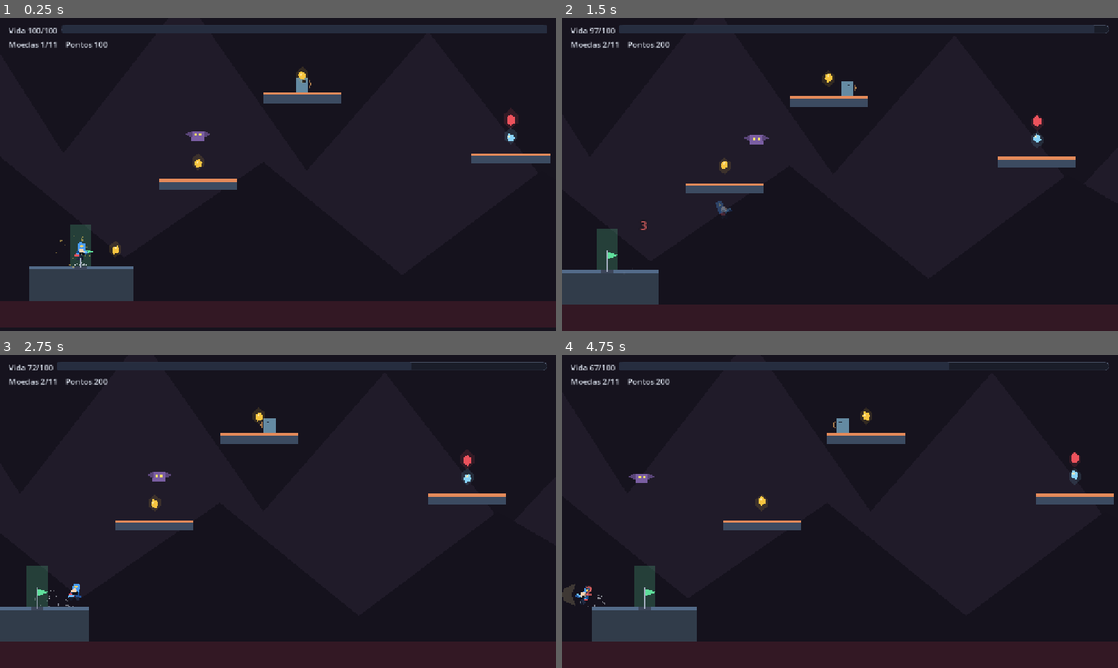
Above: before the commit, frames 1-4 (two rows, left to right).
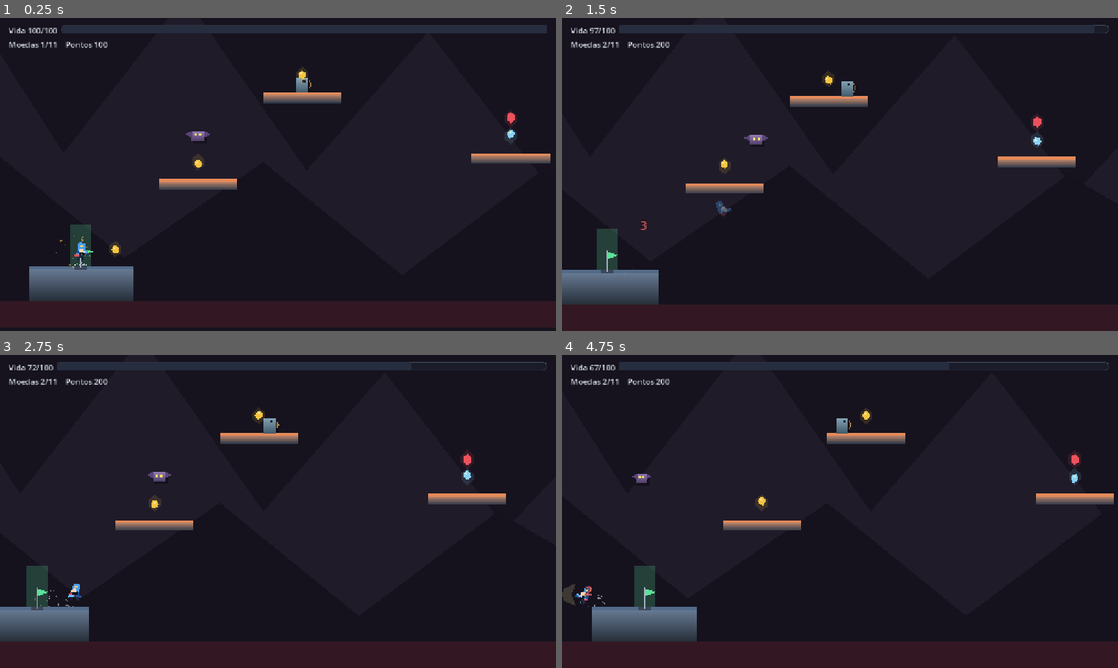
Above: after the commit, the same moments.

Repository: GuilhermeBallestrim/jogo-teste-em-godot
Game: Godot game, scene res://scenes/levels/level_02.tscn
Same seed, same stepped clock (60 frames per second), same inputs: the game is played once before the commit and once after it. This scene is started directly instead of the project's main scene.
Inputs (mouse positions are in pixels of both pictures, inside the frame that each line leads up to):
- Up to frame 1 (0.25 s): no input
- Up to frame 2 (1.5 s): tap Enter at 0.5 s; move the mouse to (962, 158) at 0.52 s; press the mouse at (962, 158) at 0.53 s; hold D (move_right) 0.53-1.25 s; tap W (jump) at 0.77 s; release the mouse at (962, 158) at 1.25 s; drag from (728, 190) to (823, 77) at 1.27 s
- Up to frame 3 (2.75 s): move the mouse to (333, 442) at 2.02 s; hold D (move_right) from 2.03 s (still down); hold E (interact) from 2.03 s (still down)
- Up to frame 4 (4.75 s): release D (move_right) at 2.75 s; release E (interact) at 2.75 s; drag from (812, 574) to (823, 414) at 2.77 s; move the mouse to (1006, 558) at 3.52 s; hold A (move_left) 3.53-4.25 s; tap Space at 3.6 s; tap W (jump) at 3.77 s; drag from (673, 464) to (1095, 477) at 4.27 s

The runs differ from the first frame. In frame 1, 2.0% of the frame differs, in the area x 5-99%, y 16-86%; in frame 2, 1.8%; in frame 3, 1.8%; in frame 4, 2.0%.

Commit message:
feat: onda 6 -- inimigos, itens, particulas, transicoes, musica
Inimigos:
- shield (escudo): bloqueia golpes frontais, toma dano por tras/cima.
- teleporter: desaparece e reaparece perto do jogador.
- mini_boss: versao menor do boss (8 HP, 3 projeteis).

Itens:
- bomb (bomba): dano radial aos inimigos proximos.
- shield (escudo): invulnerabilidade por 3 s.
- magnet (ima): atrai moedas num raio por 5 s.

Particulas:
- coin_burst: estouro dourado ao coletar moeda.

Musica:
- Music.play() aceita track: "default" (110 BPM) e "boss" (140 BPM).
- Boss toca a trilha do boss.

Arte geometrica:
- GradientPoly: gradiente vertical/radial em Polygon2D via vertex_colors,
  sombra projetada.
- Platform: gradiente top->bottom.
- Enemy: gradiente + sombra + respiracao (idle).
- LevelBase: parallax de fundo com 3 camadas de montanhas.

Transicoes: SceneRouter ja usa fade em todas as transicoes.

450 checagens verdes (era 444).

Diff:
--- a/scenes/actors/enemies/enemy.gd
+++ b/scenes/actors/enemies/enemy.gd
@@ -142,6 +142,8 @@
 		fall_limit = DEFAULT_FALL_LIMIT
 	_hitbox.damage = contact_damage
 	_apply_appearance()
+	# Sombra projetada: um poligono mais escuro, deslocado.
+	GradientPoly.shadow(self, _sprite.polygon, Vector2(4, 6), Color(0, 0, 0, 0.35))
 	_patrol_target_x = patrol_right_x()
 
 
@@ -181,9 +183,22 @@
 		Vector2(-half.x, half.y),
 	])
 	_sprite.color = body_color
+	GradientPoly.vertical(_sprite, body_color.lightened(0.2), body_color.darkened(0.35))
 	var rect := RectangleShape2D.new()
 	rect.size = body_size
 	_shape.shape = rect
+
+
+func _process(delta: float) -> void:
+	# Respiracao: o corpo pulsa levemente quando parado. Sem isso o inimigo
+	# parece uma estatua, e a captura de tela nao consegue distinguir "vivo"
+	# de "morto".
+	if state == State.IDLE or state == State.PATROL:
+		var breath := 1.0 + sin(Time.get_ticks_msec() * 0.004) * 0.04
+		_sprite.scale = Vector2(breath, 1.0 / breath)
+	else:
+		if _sprite.scale != Vector2.ONE:
+			_sprite.scale = _sprite.scale.lerp(Vector2.ONE, delta * 8.0)
 
 
 func _physics_process(delta: float) -> void:
--- a/scenes/props/platform.gd
+++ b/scenes/props/platform.gd
@@ -31,6 +31,7 @@
 		Vector2(-half.x, half.y),
 	])
 	_visual.color = body_color
+	GradientPoly.vertical(_visual, top_color.lightened(0.15), body_color.darkened(0.25))
 
 	var edge_thickness := minf(6.0, half.y)
 	_edge.polygon = PackedVector2Array([
--- /dev/null
+++ b/src/fx/gradient_poly.gd
@@ -0,0 +1,58 @@
+class_name GradientPoly
+extends RefCounted
+## Gradiente procedural em [Polygon2D], sem arquivo de imagem.
+##
+## `Polygon2D` nao tem gradiente nativo, mas tem `vertex_colors`: uma cor por
+## vertice. Basta calcular a cor de cada vertice a partir da sua posicao e
+## a forma vira um gradiente. Isto e o que faz a arte "geometrica em codigo"
+## parar de parecer chapada, sem sair do zero-assets.
+
+## Aplica um gradiente vertical (topo -> base) a um `Polygon2D`.
+## `top` e a cor do topo, `bottom` a do fundo. A interpolacao e linear por
+## altura, e o meio fica em `lerp(top, bottom, 0.5)`.
+static func vertical(poly: Polygon2D, top: Color, bottom: Color) -> void:
+	if poly == null or poly.polygon.is_empty():
+		return
+	var ys := PackedFloat32Array()
+	var min_y := 1e9
+	var max_y := -1e9
+	for v in poly.polygon:
+		ys.append(v.y)
+		min_y = minf(min_y, v.y)
+		max_y = maxf(max_y, v.y)
+	var range_y := maxf(max_y - min_y, 1.0)
+	var colors := PackedColorArray()
+	colors.resize(poly.polygon.size())
+	for i in poly.polygon.size():
+		var t := (poly.polygon[i].y - min_y) / range_y
+		colors[i] = top.lerp(bottom, t)
+	poly.vertex_colors = colors
+
+
+## Aplica um gradiente radial (centro -> borda).
+static func radial(poly: Polygon2D, center_color: Color, edge_color: Color) -> void:
+	if poly == null or poly.polygon.is_empty():
+		return
+	var max_r := 0.0
+	for v in poly.polygon:
+		max_r = maxf(max_r, v.length())
+	max_r = maxf(max_r, 1.0)
+	var colors := PackedColorArray()
+	colors.resize(poly.polygon.size())
+	for i in poly.polygon.size():
+		var t := poly.polygon[i].length() / max_r
+		colors[i] = center_color.lerp(edge_color, t)
+	poly.vertex_colors = colors
+
+
+## Sombra projetada: um `Polygon2D` mais escuro, deslocado para baixo e para
+## o lado, filho do no pai. Retorna o no criado para quem quiser animar.
+static func shadow(parent: Node2D, polygon: PackedVector2Array, offset: Vector2, color: Color) -> Polygon2D:
+	var sh := Polygon2D.new()
+	sh.polygon = polygon
+	sh.color = color
+	sh.position = offset
+	sh.z_index = -1
+	parent.add_child(sh)
+	parent.move_child(sh, 0)
+	return sh
--- a/src/level/level_base.gd
+++ b/src/level/level_base.gd
@@ -52,6 +52,7 @@
 	if reset_state_on_enter:
 		GameState.reset()
 	_apply_camera_limits()
+	_setup_parallax()
 	_coins_at_start = GameState.coins
 	_hud.set_coin_goal(coins_to_win)
 	_check_goal_is_reachable()
@@ -105,6 +106,55 @@
 		)
 
 
+## Parallax de fundo: 3 camadas de montanhas. Sem asset, so Polygon2D.
+func _setup_parallax() -> void:
+	var bg := ParallaxBackground.new()
+	bg.layer = -10
+	add_child(bg)
+	move_child(bg, 0)
+
+	# Camada distante: montanhas baixas, quase estaticas.
+	var far := ParallaxLayer.new()
+	far.motion_scale = Vector2(0.15, 0.05)
+	bg.add_child(far)
+	var far_poly := Polygon2D.new()
+	far_poly.polygon = PackedVector2Array([
+		Vector2(-2000, 200), Vector2(-1400, -120), Vector2(-900, -180),
+		Vector2(-400, -100), Vector2(0, -220), Vector2(500, -140),
+		Vector2(1000, -200), Vector2(1500, -100), Vector2(2000, 200),
+	])
+	far_poly.color = Color(0.08, 0.09, 0.16)
+	GradientPoly.vertical(far_poly, Color(0.12, 0.13, 0.22), Color(0.05, 0.06, 0.1))
+	far.add_child(far_poly)
+
+	# Camada media.
+	var mid := ParallaxLayer.new()
+	mid.motion_scale = Vector2(0.35, 0.12)
+	bg.add_child(mid)
+	var mid_poly := Polygon2D.new()
+	mid_poly.polygon = PackedVector2Array([
+		Vector2(-2000, 260), Vector2(-1200, 80), Vector2(-700, 120),
+		Vector2(-200, 40), Vector2(300, 100), Vector2(800, 60),
+		Vector2(1300, 140), Vector2(2000, 260),
+	])
+	mid_poly.color = Color(0.12, 0.14, 0.22)
+	GradientPoly.vertical(mid_poly, Color(0.16, 0.18, 0.28), Color(0.08, 0.1, 0.16))
+	mid.add_child(mid_poly)
+
+	# Camada proxima: colinas.
+	var near := ParallaxLayer.new()
+	near.motion_scale = Vector2(0.6, 0.25)
+	bg.add_child(near)
+	var near_poly := Polygon2D.new()
+	near_poly.polygon = PackedVector2Array([
+		Vector2(-2000, 320), Vector2(-1000, 200), Vector2(-300, 240),
+		Vector2(400, 180), Vector2(1100, 220), Vector2(2000, 320),
+	])
+	near_poly.color = Color(0.16, 0.18, 0.26)
+	GradientPoly.vertical(near_poly, Color(0.2, 0.22, 0.32), Color(0.1, 0.12, 0.18))
+	near.add_child(near_poly)
+
+
 func _apply_camera_limits() -> void:
 	if _camera == null:
 		return
Not shown, added: src/fx/gradient_poly.gd.uid
